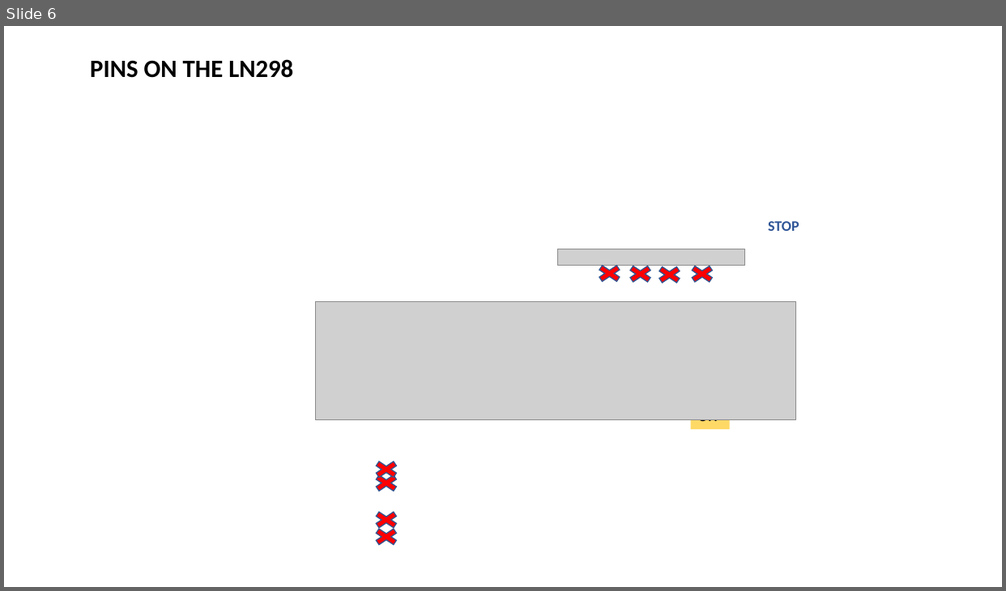
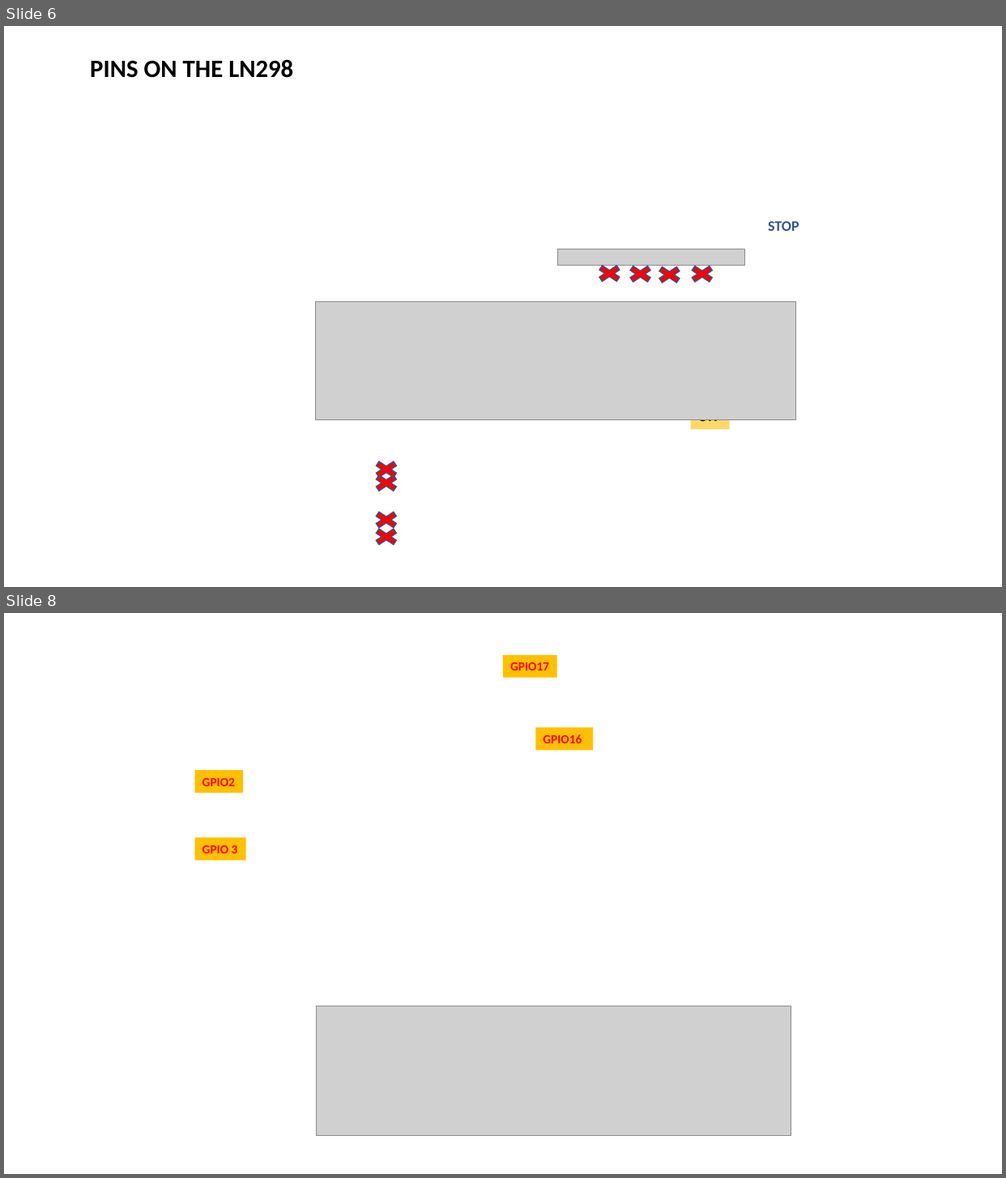
Before and after one commit to ssgoh/The-Pi-Club, a slide deck: Club Meetings 2023/Meeting 06 - Jun 04 2023/LN298 Wiring and Explanation.pptx. Shown one above the other, each under a label of ours: slide 6 before the commit, slides 6 and 8 after it; the slides between them are not shown. The pictures are 1006x591 and 1006x1178 pixels, drawn with LibreOffice and Linux fonts; fonts in the diff are those of the drawing; grey boxes stand for pictures; background and template pictures are left out. Boxes give left, top, right and bottom in pixels: in the first picture for what was removed or moved away, otherwise in the second. Text is boxed around its words. In the diff, an @@ line names an element or a change of style, - is before the commit and + after.

```diff
--- a/Club Meetings 2023/Meeting 06 - Jun 04 2023/LN298 Wiring and Explanation.pptx
+++ b/Club Meetings 2023/Meeting 06 - Jun 04 2023/LN298 Wiring and Explanation.pptx
@@ slide 8 added at (4, 613, 1002, 1174), background picture (left out) @@
@@ rectangle added at (503, 655, 557, 677), fill #FFC000, 12 pt, text #FF0000, bold @@
+GPIO17
@@ rectangle added at (535, 727, 593, 750), fill #FFC000, 12 pt, text #FF0000, bold @@
+GPIO16
@@ rectangle added at (195, 770, 243, 793), fill #FFC000, 12 pt, text #FF0000, bold @@
+GPIO2
@@ rectangle added at (195, 837, 246, 860), fill #FFC000, 12 pt, text #FF0000, bold @@
+GPIO 3
@@ picture added at (316, 1007, 791, 1136) @@
```
Also in this commit, not shown: 1 slide changed, 1 other slide added, 4 other files.
